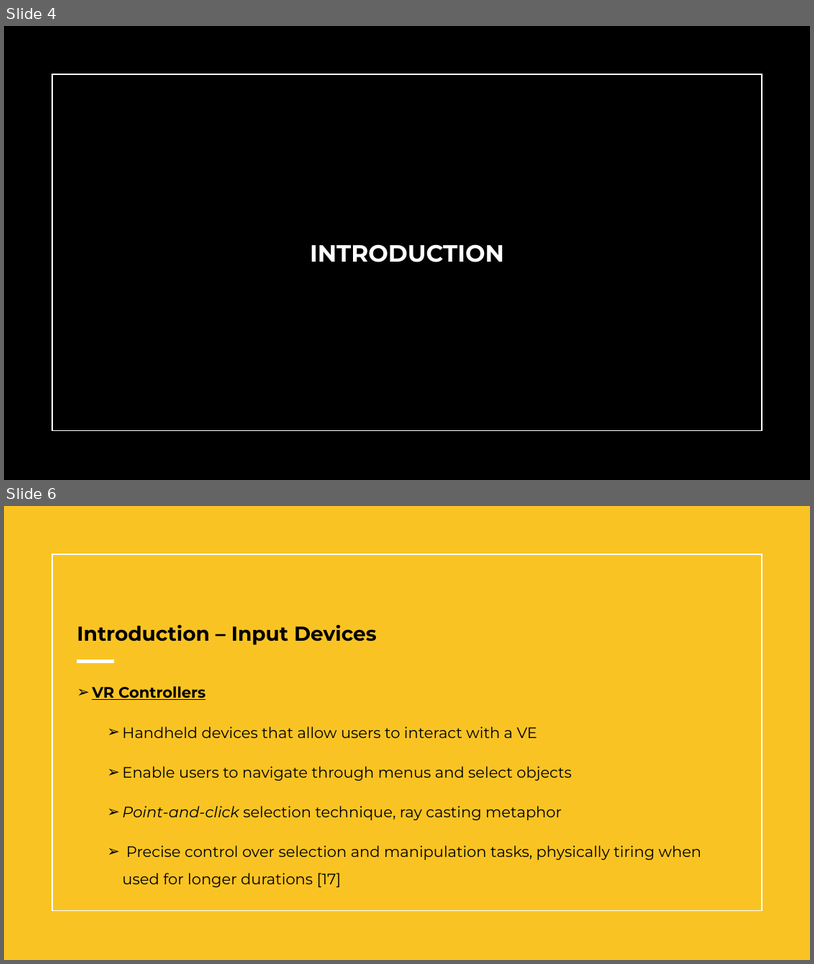
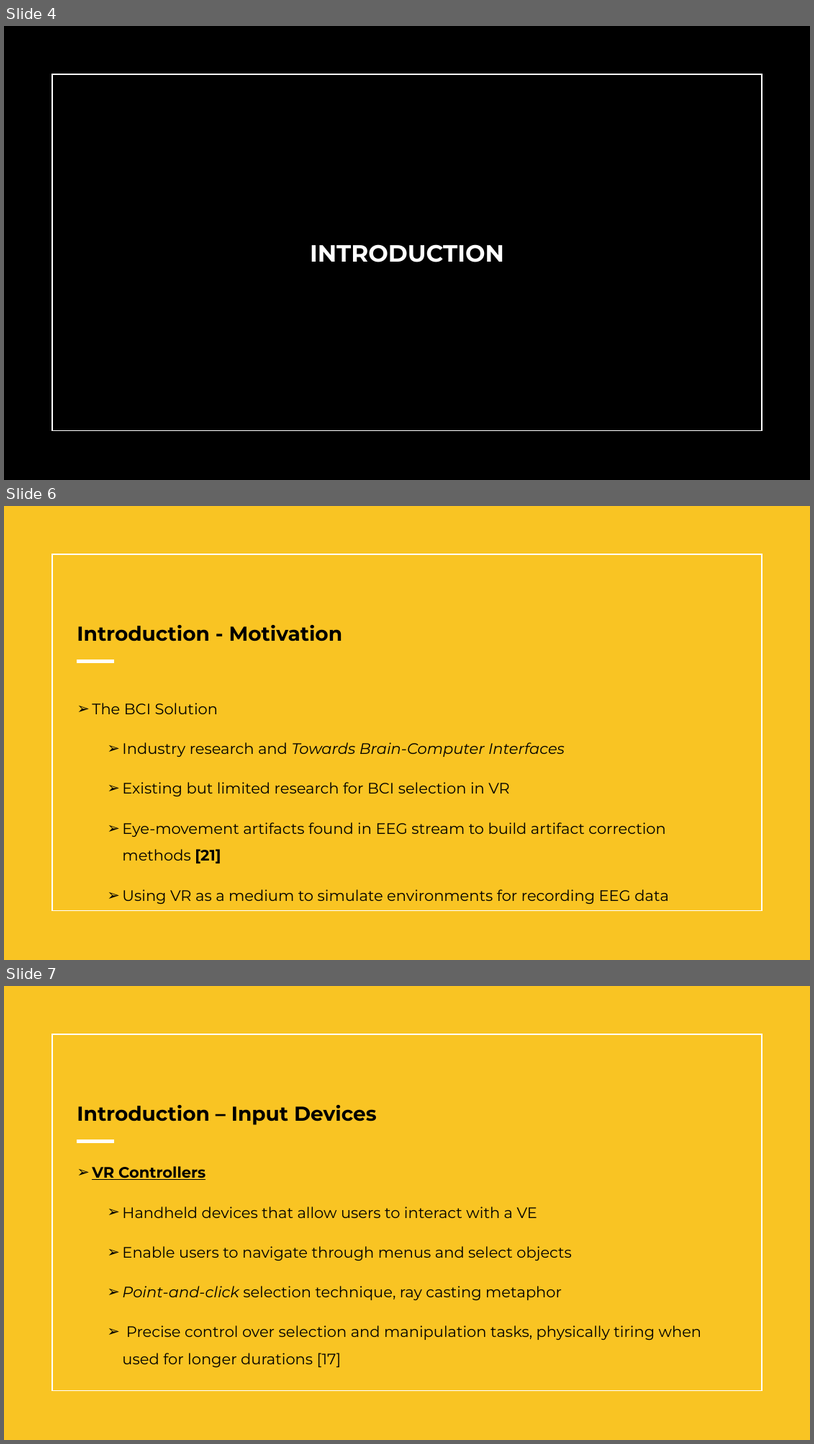
Before and after one commit to Wanyea/NeuroGaze, a slide deck: Research Documents/Thesis/NeuroGazeThesisDefense.pptx. Shown one above the other, each under a label of ours: slides 4 and 6 before the commit, slides 4, 6 and 7 after it; the slides between them are not shown. The pictures are 814x964 and 814x1444 pixels, drawn with LibreOffice and Linux fonts; fonts in the diff are those of the drawing. Boxes give left, top, right and bottom in pixels: in the first picture for what was removed or moved away, otherwise in the second. Text is boxed around its words. In the diff, an @@ line names an element or a change of style, - is before the commit and + after.

Commit message:
intro for pptx checkin

```diff
--- a/Research Documents/Thesis/NeuroGazeThesisDefense.pptx
+++ b/Research Documents/Thesis/NeuroGazeThesisDefense.pptx
@@ slide 6 added at (4, 506, 810, 960), background #FFFFFF; not listed: 3 template elements that a slide beside it also shows @@
@@ title added at (77, 625, 343, 641), 24 pt, text #000000, bold @@
+Introduction - Motivation
@@ text added at (92, 703, 669, 903), 18 pt, text #000000 @@
+➢ The BCI Solution
+  ➢ Industry research and Towards Brain-Computer Interfaces
+  ➢ Existing but limited research for BCI selection in VR
+  ➢ Eye-movement artifacts found in EEG stream to build artifact correction methods [21]
+  ➢ Using VR as a medium to simulate environments for recording EEG data
@@ what was slide 6 is now slide 7 @@
```
Also in this commit, not shown: 2 slides changed, 2 slides removed.
